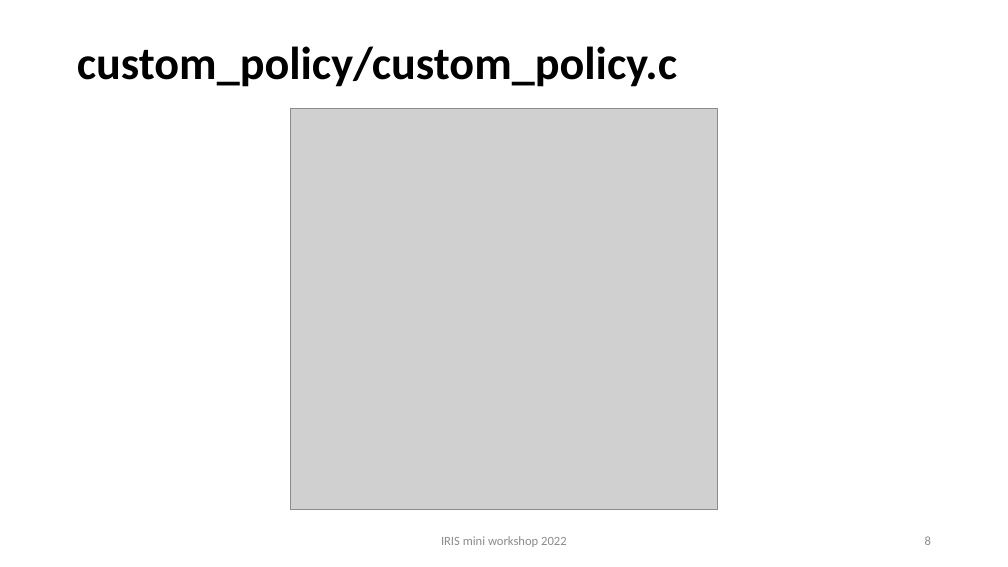
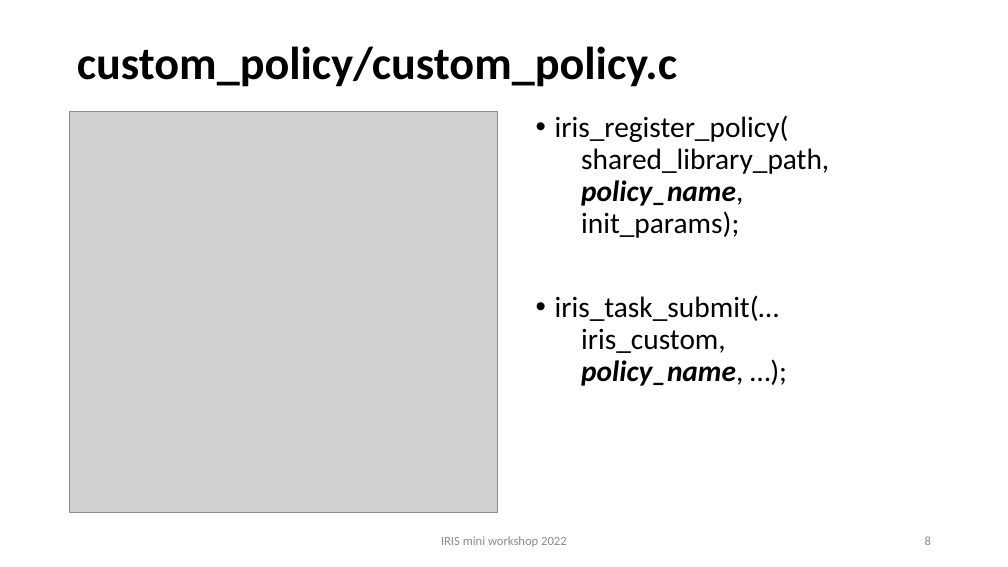
Before and after one commit to iris-programming/iris-programming.github.io, a slide deck: slide 8 of pdf/2022-miniworkshop-custompolicy.pptx. Drawn at 1008x567 pixels with LibreOffice and Linux fonts; fonts in the diff are those of the drawing; grey boxes stand for pictures. Boxes give left, top, right and bottom in pixels: in the first picture for what was removed or moved away, otherwise in the second. Text is boxed around its words. In the diff, an @@ line names an element or a change of style, - is before the commit and + after.

Commit message:
custom policy

```diff
--- a/pdf/2022-miniworkshop-custompolicy.pptx
+++ b/pdf/2022-miniworkshop-custompolicy.pptx
@@ picture: place and size @@
-picture at (290,109,718,510)
+picture at (70,112,498,513)
@@ text added at (555,115,829,386), 28 pt, text #000000 @@
+• iris_register_policy(
+  shared_library_path,
+  policy_name,
+  init_params);
+• iris_task_submit(…
+  iris_custom,
+  policy_name, …);
```
Also in this commit, not shown: 1 other file.
